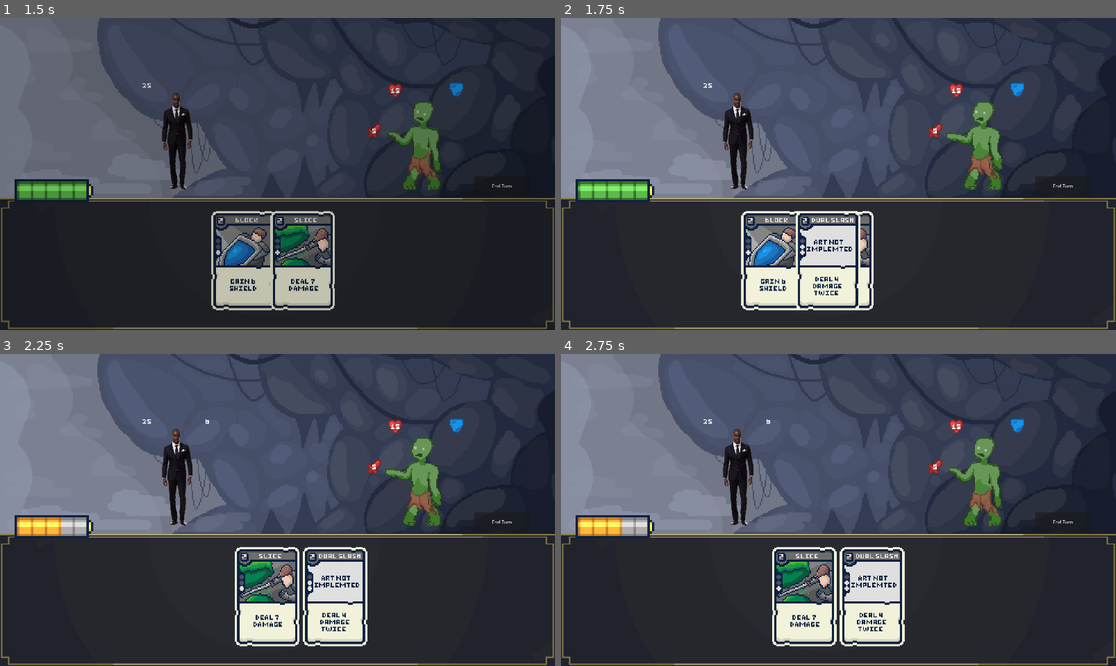
Above: before the commit, frames 1-4 (two rows, left to right).
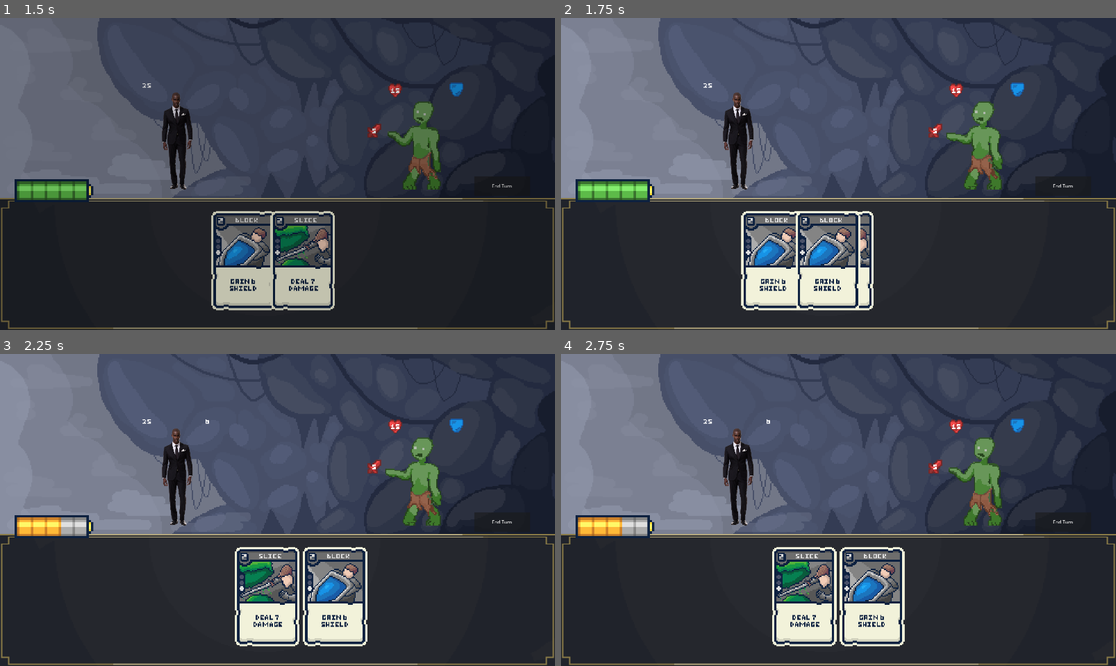
Above: after the commit, the same moments.

Repository: Fredeblok0912/Card_game
Game: Godot game, scene res://menu.tscn
The game is run twice, just before and just after one commit, with the same random seed, the same clock (stepped at 60 frames per second) and the same inputs.
Inputs (mouse positions are in pixels of both pictures, inside the frame that each line leads up to):
- Up to frame 1 (1.5 s): click (149, 273) at 0.5 s; click "End Turn" at 1.25 s
- Up to frame 2 (1.75 s): no input
- Up to frame 3 (2.25 s): move the mouse to (210, 597) at 2.02 s; hold Up (ui_up) from 2.03 s (still down); click (210, 597) at 2.17 s
- Up to frame 4 (2.75 s): keep holding Up (ui_up)

Frame 1 is identical in both runs. In frame 2, 1.4% of the frame differs, in the area x 43-54%, y 63-89%; in frame 3, 1.4%, in the area x 55-66%, y 63-89%; in frame 4, 1.4%.

Commit message:
added augusts art

Diff:
--- a/Cardlist.gd
+++ b/Cardlist.gd
@@ -58,7 +58,7 @@
 	}
 
 # Etablering af main Deck Arrays
-var decklist = [21,1,2,2,3,4,4]       		# Det permanente deck som bliver kopieret til hvert combat, er den som man skal add kort til når man køber
+var decklist = [1,2,2,3,4,4]       		# Det permanente deck som bliver kopieret til hvert combat, er den som man skal add kort til når man køber
 var current_decklist = []	# Kort som er i spillerens deck under combat, burde være tom og kopiere inholdet af decklist, men for testing rn er den fyldt
 var hand_cards = []						# Kort som er i spillerens hånd
 #Discard should be empty, this is for testing purposes
Binary file changed: Art/Cards/005 Relax.png
Binary file changed: Art/Cards/007 Armor Up!.png
Not shown, changed: Art/Cards/007 Armor Up!.png.import
Binary file changed: Art/Cards/010 Deathblow.png
Binary file changed: Art/Cards/011 Singe.png
Binary file changed: Art/Cards/012 Flamekick.png
Binary file changed: Art/Cards/013 Combust.png
Binary file changed: Art/Cards/014 Bellow.png
Binary file changed: Art/Cards/015 Fireball.png
Binary file changed: Art/Cards/016 Splash.png
Binary file added: Art/Cards/017 Water_Cut.png
Not shown, changed: Art/Cards/017 Water_Cut.png.import
(and 3 more such lines)
